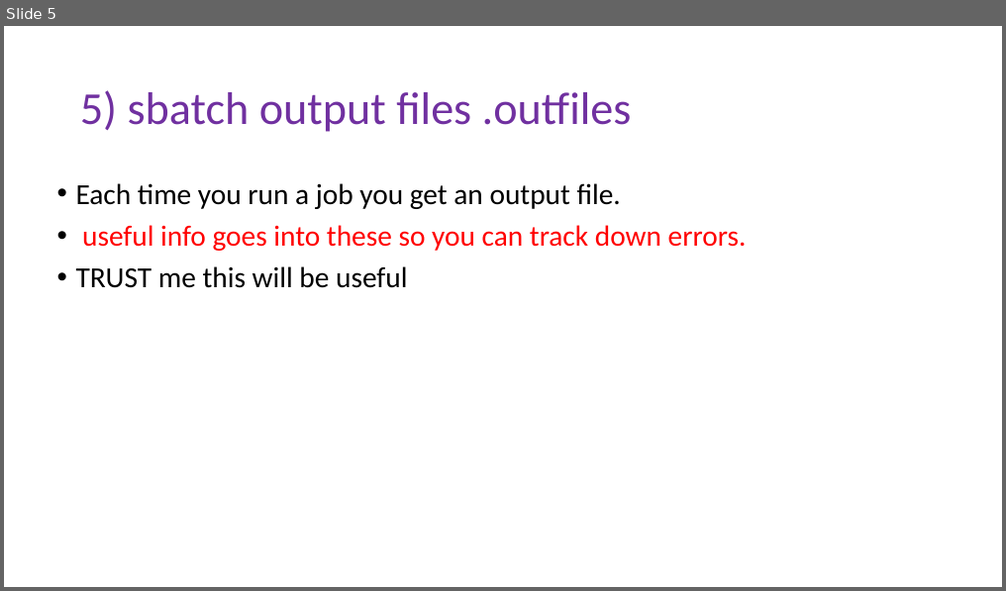
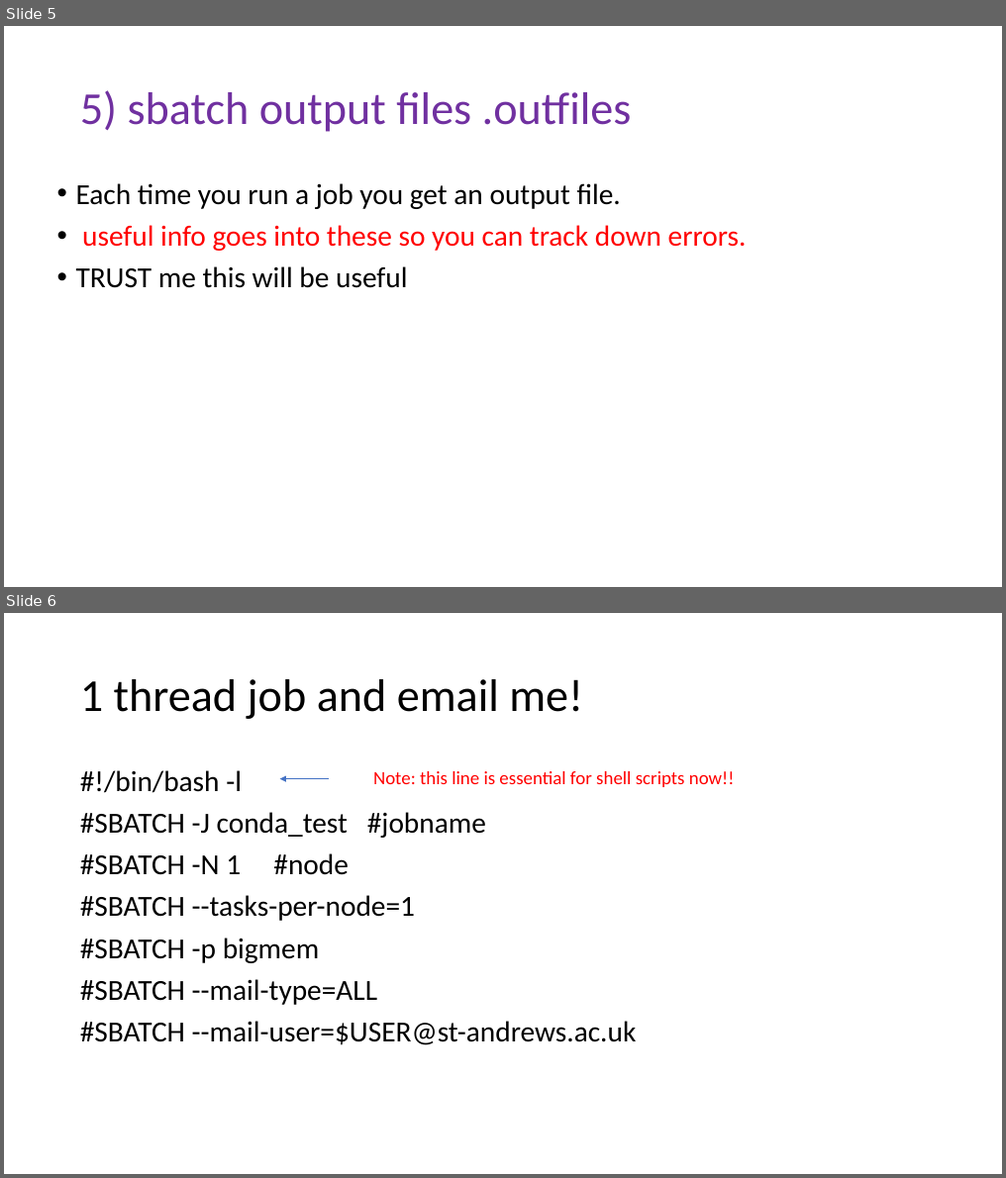
Before and after one commit to peterthorpe5/Msc_Digital_Health, a slide deck: powerpoint/5_sbatch.pptx. Shown one above the other, each under a label of ours: slide 5 before the commit, slides 5 and 6 after it. The pictures are 1006x591 and 1006x1178 pixels, drawn with LibreOffice and Linux fonts; fonts in the diff are those of the drawing. Boxes give left, top, right and bottom in pixels: in the first picture for what was removed or moved away, otherwise in the second. Text is boxed around its words. In the diff, an @@ line names an element or a change of style, - is before the commit and + after.

```diff
--- a/powerpoint/5_sbatch.pptx
+++ b/powerpoint/5_sbatch.pptx
@@ slide 6 added at <box>4,613,1002,1174</box>, background #FFFFFF @@
@@ title added at <box>80,679,583,719</box>, 44 pt, text #000000 @@
+1 thread job and email me!
@@ text added at <box>80,770,637,1046</box>, 28 pt, text #000000 @@
+#!/bin/bash -l
+#SBATCH -J conda_test #jobname
+#SBATCH -N 1 #node
+#SBATCH --tasks-per-node=1
+#SBATCH -p bigmem
+#SBATCH --mail-type=ALL
+#SBATCH --mail-user=$USER@st-andrews.ac.uk
@@ arrow added from (329, 779) to (279, 779), #4472C4 0.5 pt @@
@@ text added at <box>373,771,735,787</box>, 18 pt, text #FF0000 @@
+Note: this line is essential for shell scripts now!!
```
Also in this commit, not shown: 1 slide changed, 5 other files.
